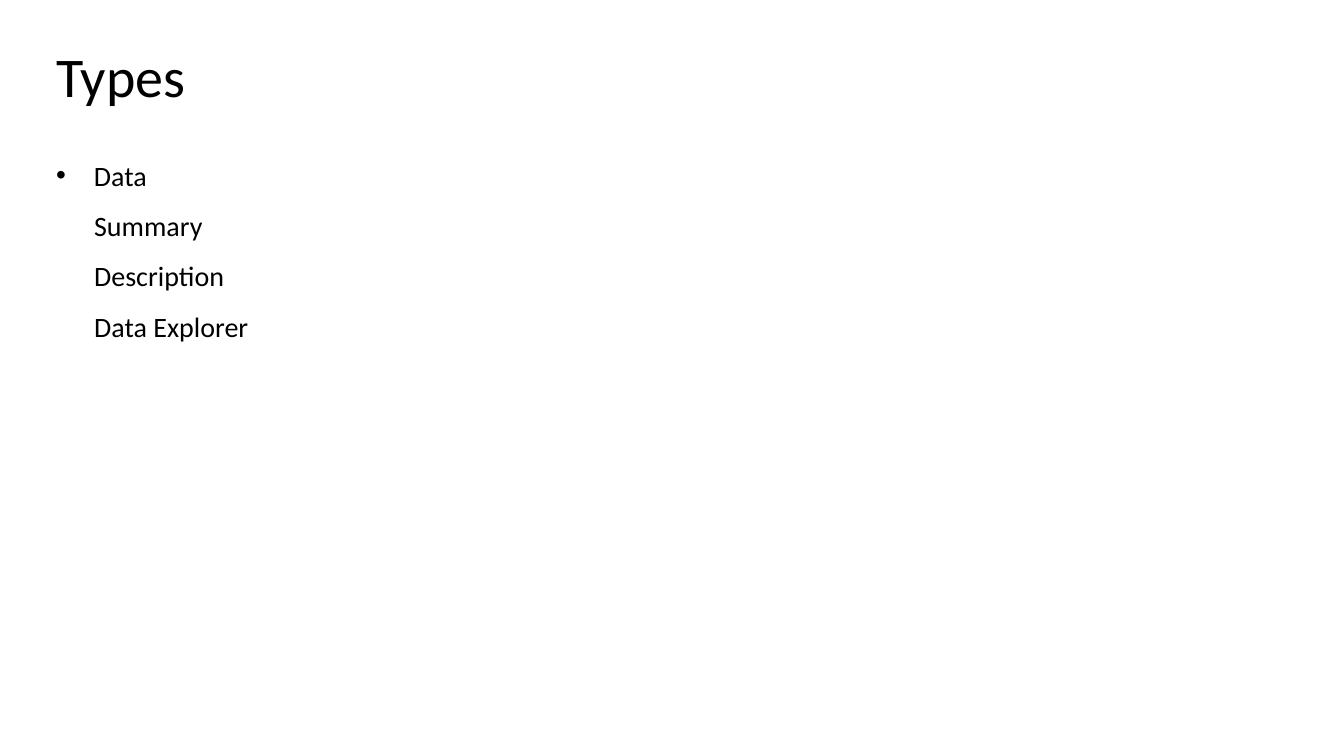
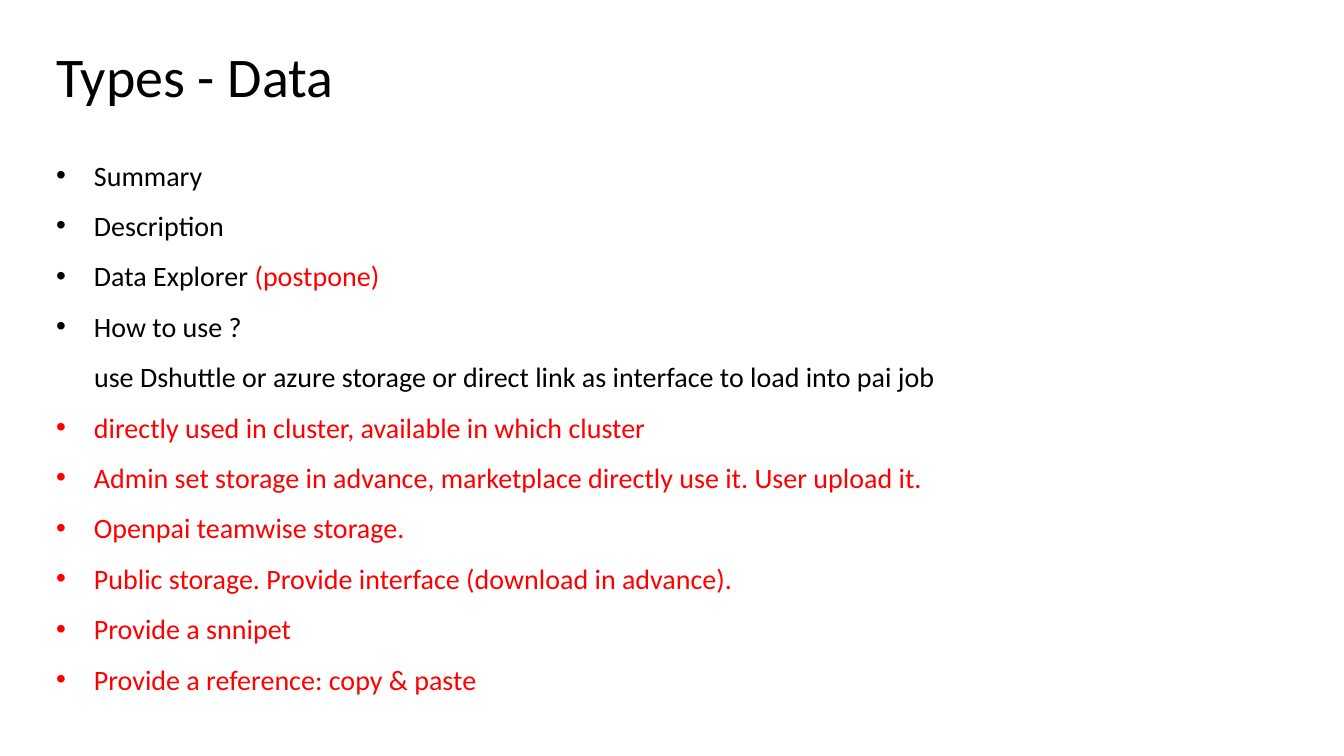
Before and after one commit to microsoft/openpaimarketplace, a slide deck: slide 4 of design/marketplace design user story.pptx. Drawn at 1344x756 pixels with LibreOffice and Linux fonts; fonts in the diff are those of the drawing. Boxes give left, top, right and bottom in pixels: in the first picture for what was removed or moved away, otherwise in the second. Text is boxed around its words. In the diff, an @@ line names an element or a change of style, - is before the commit and + after.

```diff
--- a/design/marketplace design user story.pptx
+++ b/design/marketplace design user story.pptx
@@ title at (56, 61, 333, 106): text changed @@
-Types
+Types - Data
@@ text at (94, 168, 147, 187): paragraph removed @@
-• Data
@@ text at (94, 167, 224, 241): bullet none to • @@
@@ text at (94, 265, 934, 695): text changed; text colour #000000 to #FF0000 @@
-Data Explorer
+• Data Explorer (postpone)
+• How to use ?
+use Dshuttle or azure storage or direct link as interface to load into pai job
+• directly used in cluster, available in which cluster
+• Admin set storage in advance, marketplace directly use it. User upload it.
+• Openpai teamwise storage.
+• Public storage. Provide interface (download in advance).
+• Provide a snnipet
+• Provide a reference: copy & paste
```
Also in this commit, not shown: 4 other slides changed, 8 slides added.
